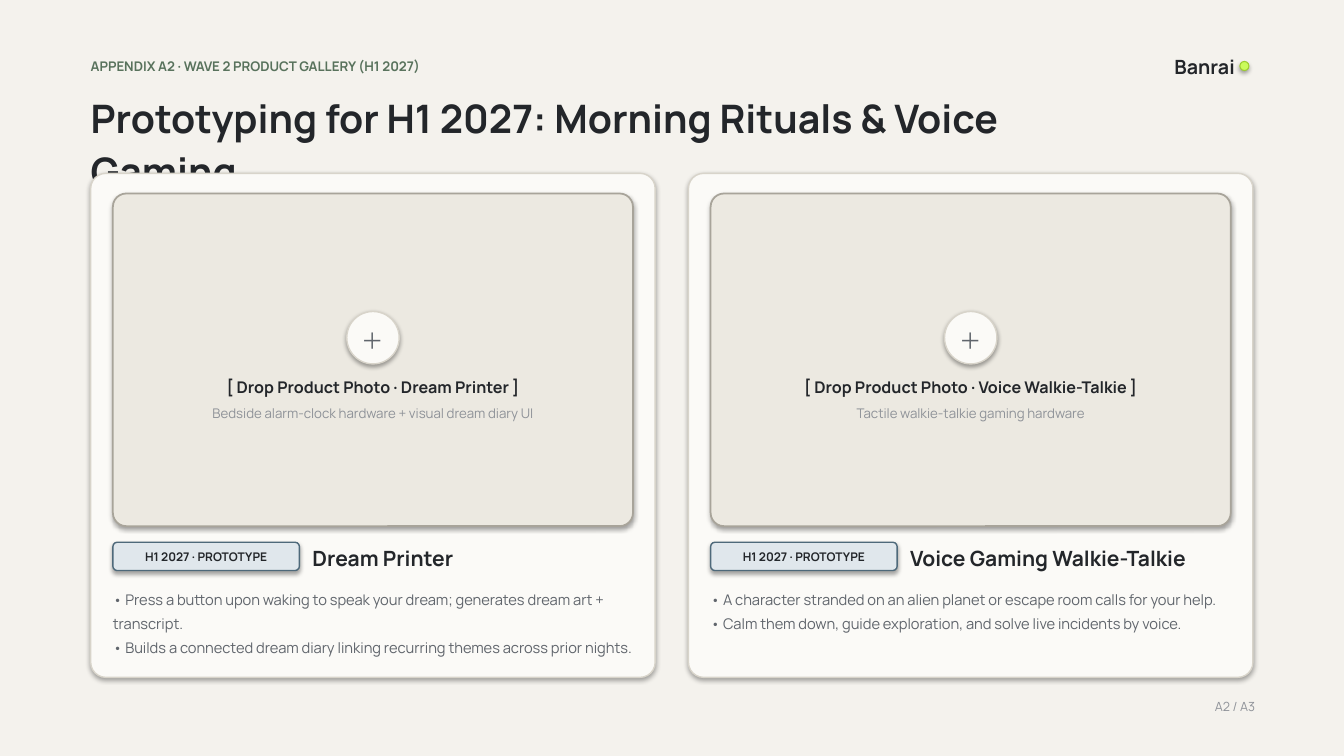
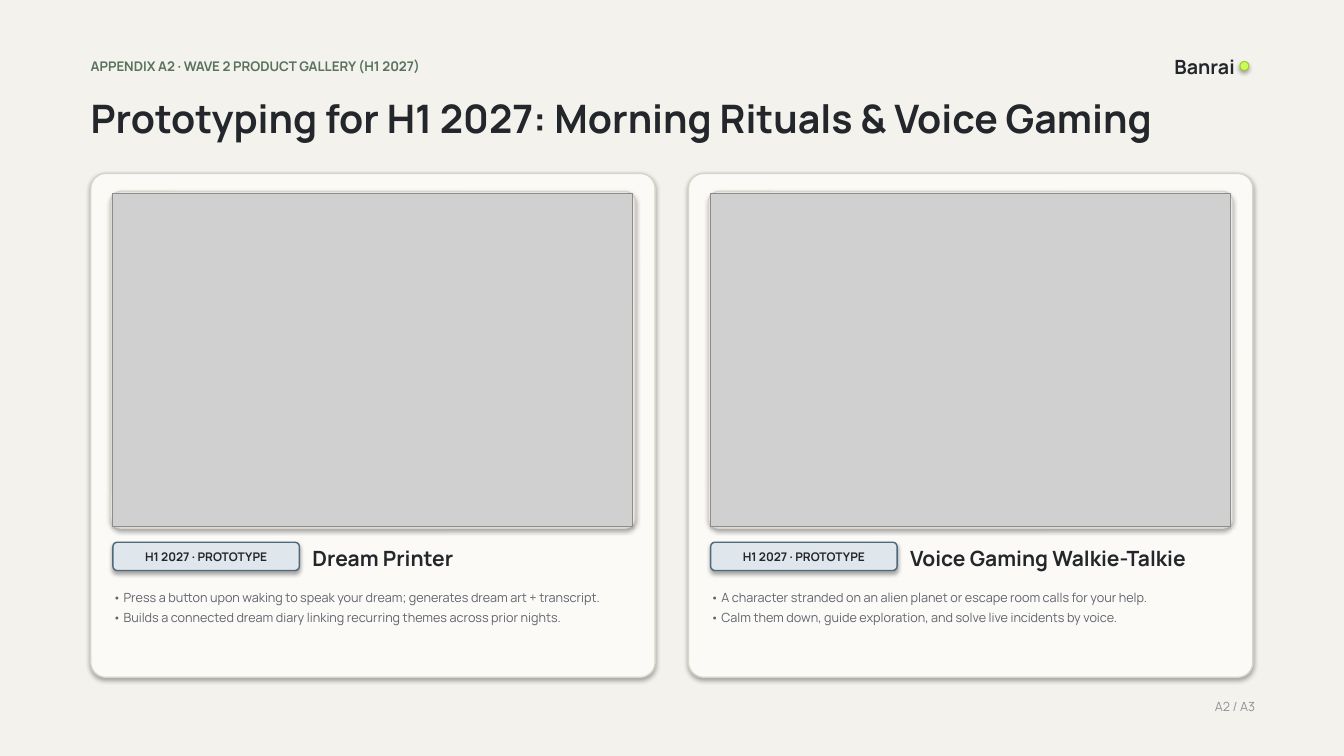
Before and after one commit to mkidding/banrai-seed-plus, a slide deck: slide 9 of Banrai_Seed_Plus_Deck.pptx. Drawn at 1344x756 pixels with LibreOffice and Linux fonts; fonts in the diff are those of the drawing; grey boxes stand for pictures. Boxes give left, top, right and bottom in pixels: in the first picture for what was removed or moved away, otherwise in the second. Text is boxed around its words. In the diff, an @@ line names an element or a change of style, - is before the commit and + after.

Commit message:
Inject curated product photo collages, sync typography/layout, and update PPTX/HTML/PDF decks

```diff
--- a/Banrai_Seed_Plus_Deck.pptx
+++ b/Banrai_Seed_Plus_Deck.pptx
@@ text "Prototyping for H1 2027: Morning ..." rewrapped from (x1=91, y1=104, x2=997, y2=197) to (x1=91, y1=104, x2=1152, y2=143) @@
@@ rounded rectangle at (x1=111, y1=192, x2=635, y2=528): outline #A8A49A 1.25 pt to #D8D4CA 1 pt; proportions changed @@
@@ picture added at (x1=113, y1=194, x2=633, y2=526) @@
@@ rounded rectangle at (x1=709, y1=192, x2=1233, y2=528): outline #A8A49A 1.25 pt to #D8D4CA 1 pt; proportions changed @@
@@ picture added at (x1=711, y1=194, x2=1231, y2=526) @@
@@ ellipse removed at (x1=347, y1=312, x2=399, y2=364) @@
@@ text removed at (x1=347, y1=312, x2=399, y2=364) @@
-＋
@@ ellipse removed at (x1=945, y1=312, x2=997, y2=364) @@
@@ text removed at (x1=945, y1=312, x2=997, y2=364) @@
-＋
@@ text removed at (x1=237, y1=381, x2=509, y2=397) @@
-[ Drop Product Photo · Dream Printer ]
@@ text removed at (x1=814, y1=381, x2=1127, y2=397) @@
-[ Drop Product Photo · Voice Walkie-Talkie ]
@@ text removed at (x1=212, y1=408, x2=533, y2=421) @@
-Bedside alarm-clock hardware + visual dream diary UI
@@ text removed at (x1=857, y1=408, x2=1084, y2=421) @@
-Tactile walkie-talkie gaming hardware
@@ text "• Press a button upon ..." at (x1=124, y1=593, x2=600, y2=625): size 10.5 to 9 pt @@
@@ text "• A character stranded on ..." at (x1=721, y1=592, x2=1147, y2=625): size 10.5 to 9 pt @@
```
Also in this commit, not shown: 9 other slides changed, 29 other files.
